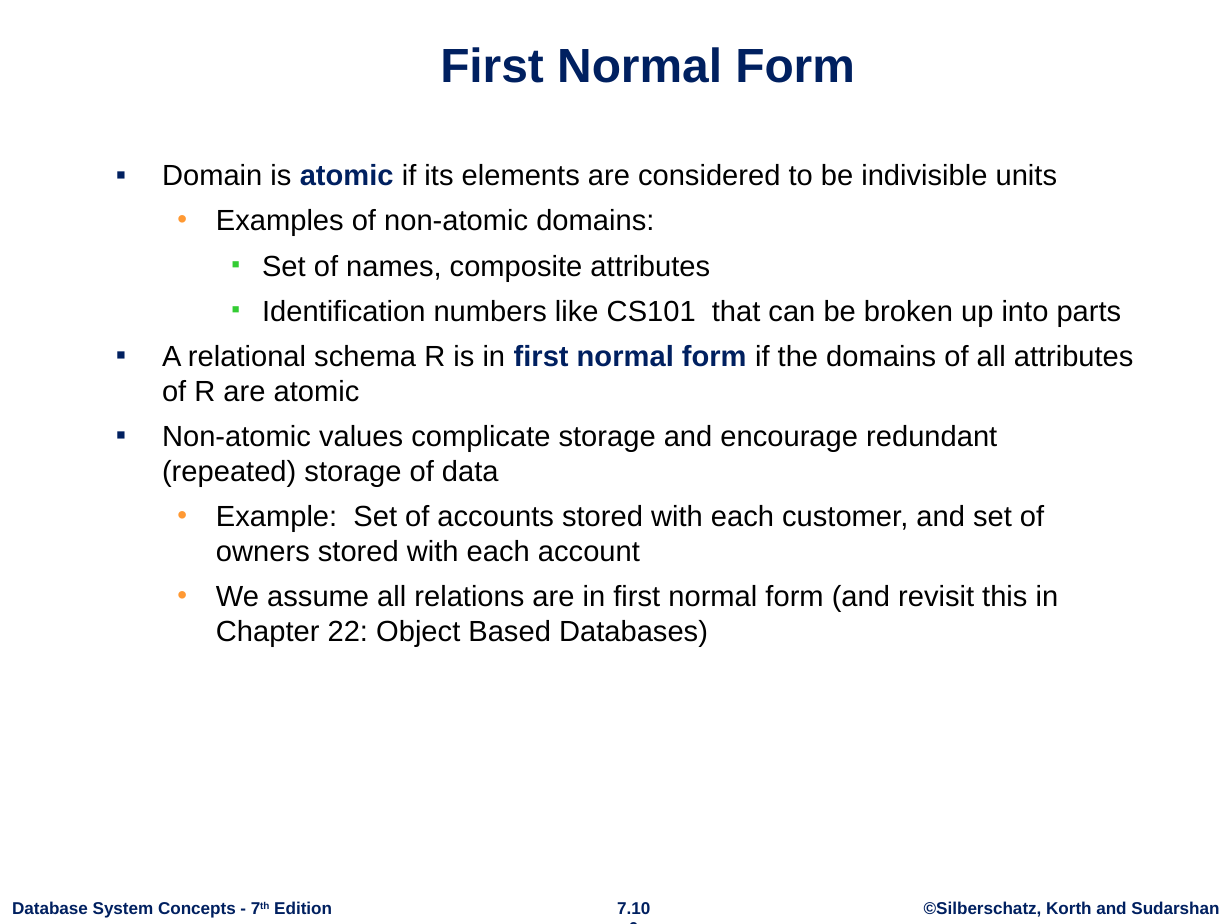
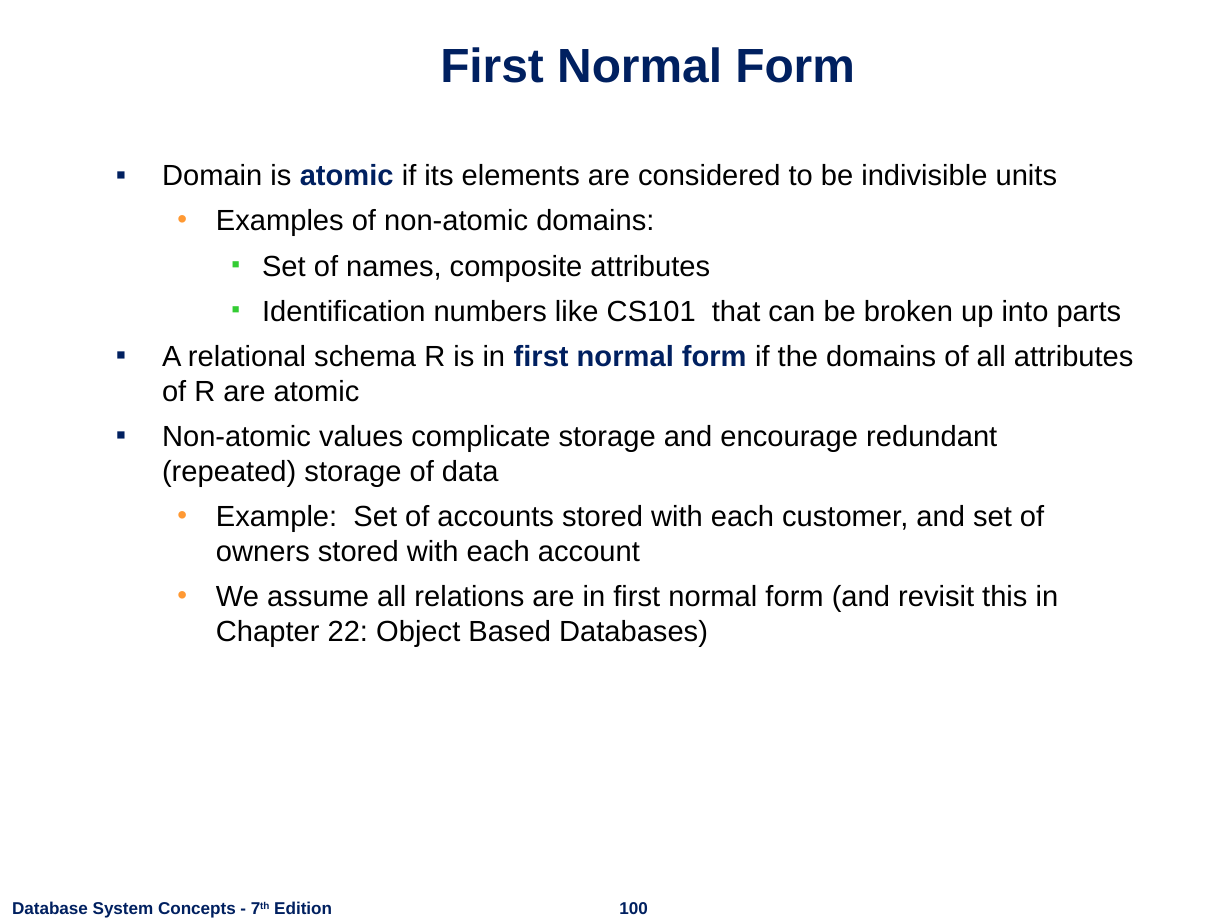
Before and after one commit to nashurgessa/DB-practices, a slide deck: slide 100 of Slides/L24-28 Normalization.pptx. Drawn at 1232x924 pixels with LibreOffice and Linux fonts; fonts in the diff are those of the drawing; background and template pictures are left out. Boxes give left, top, right and bottom in pixels: in the first picture for what was removed or moved away, otherwise in the second. Text is boxed around its words. In the diff, an @@ line names an element or a change of style, - is before the commit and + after.

```diff
--- a/Slides/L24-28 Normalization.pptx
+++ b/Slides/L24-28 Normalization.pptx
@@ page number at <box>619,902,647,914</box>: text changed @@
-7.100
+100
@@ text removed at <box>924,901,1219,917</box> @@
-©Silberschatz, Korth and Sudarshan
```
Also in this commit, not shown: 100 other slides changed, 7 other files.
